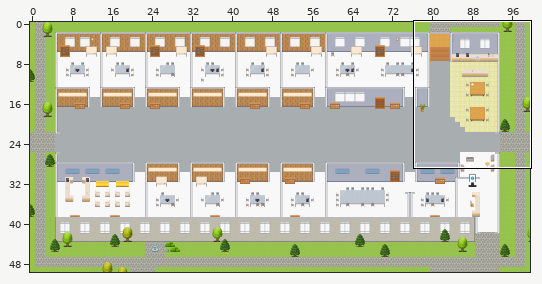
Tiled map (JSON) -- maps/Finance-Platform.tmj. The first picture is a wide view before the edit; the outline marks the close-up.
Close-up. The starting point:
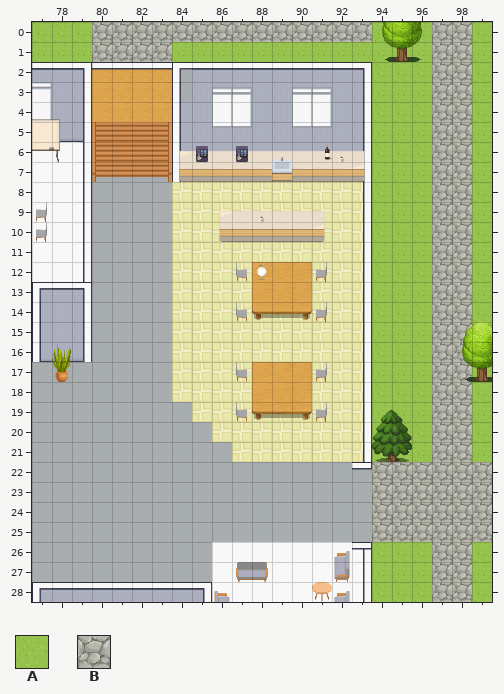
Cells are 32x32 px. Shown: x 77..99, y 0..28. The commit also changed other parts of the map, which this record leaves out.
Key: from "Exterior": A 629, B 638.
_ is an empty cell, # one hidden under a higher layer.
Layers that did not change in this view are not listed.
Layer "outside" before, first column x 77:
 0 AAABBBBBBBBBBBBBBA#ABBA
 1 AAABBBBAAAAAAAAAAAAABBA
 2 #################AAABBA
 3 #################AAABBA
 4 #################AAABBA
 5 #################AAABBA
 6 #################AAABBA
 7 #################AAABBA
 8 #################AAABBA
 9 #################AAABBA
10 #################AAABBA
11 #################AAABBA
12 #################AAABBA
13 #################AAABBA
14 #################AAABBA
15 #################AAABBA
16 #################AAABB#
17 #################AAABBA
18 #################AAABBA
19 #################AAABBA
20 #################AAABBA
21 #################AAABBA
22 #################BBBBBB
23 #################BBBBBB
24 #################BBBBBB
25 #################BBBBBB
26 #################AAABBA
27 #################AAABBA
28 #################AAABBA
The same view after the edit:
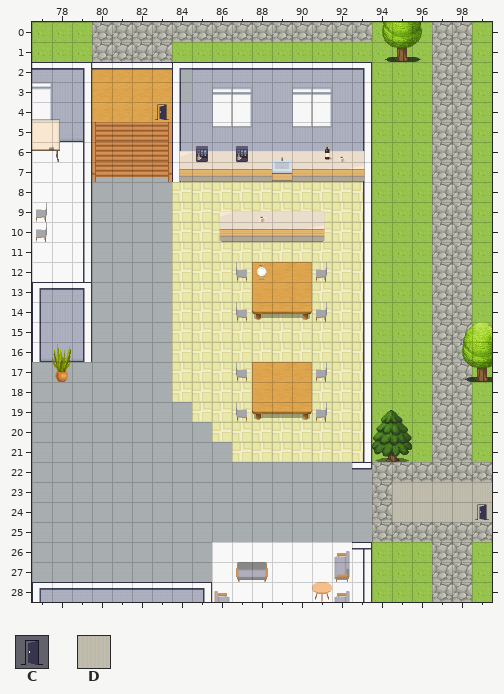
Further tiles: from "User_Zones": C 65; from "room2": D 328.
What changed:
Changed rows in their new state; . is an unchanged cell.
Layer "outside":
first column x 95:
23 DDDDD
24 DDDDD
Layer "zones":
first column x 83:
 4 C
first column x 99:
24 C
